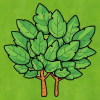
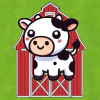
Layer changes from the first 100x100 image to the second:
showed "Layer 1" (2nd of 3), moved it above "adelante 2", painted on it over [left=18, top=13, right=81, bottom=86]
showed "Layer 2" over [left=12, top=1, right=87, bottom=98]
hid "Background" (1st of 3) over [left=3, top=3, right=97, bottom=97]
painted on "Background" (3rd of 3) over [left=65, top=62, right=78, bottom=74]
